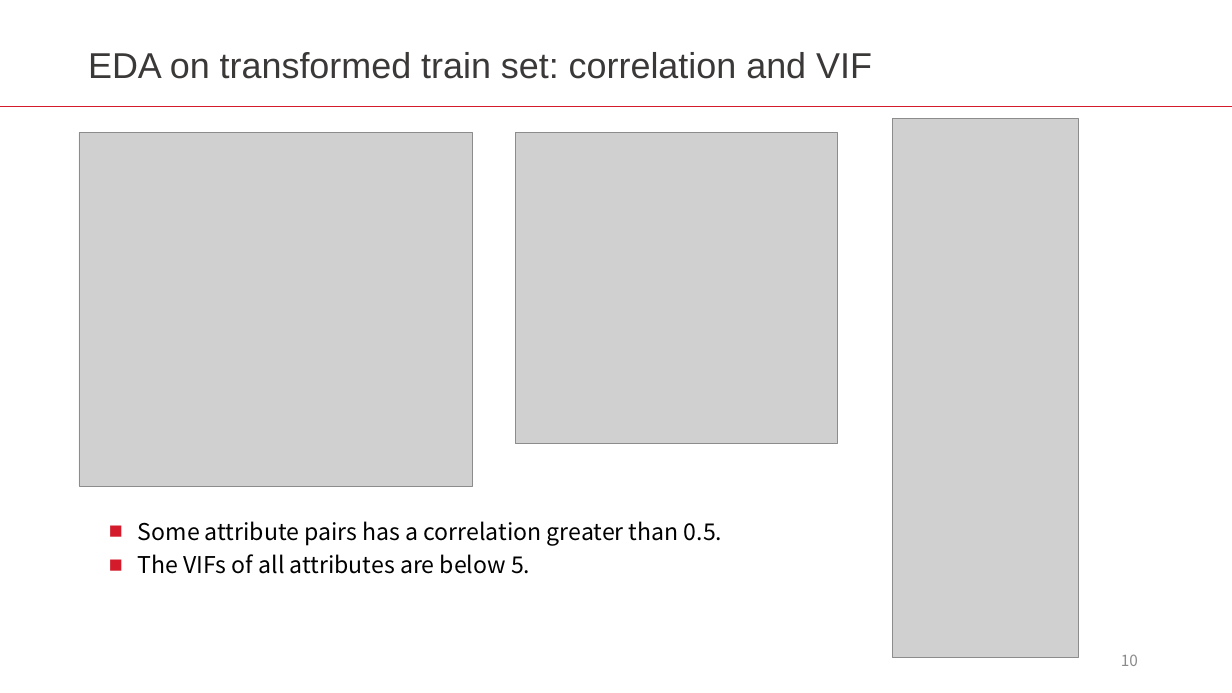
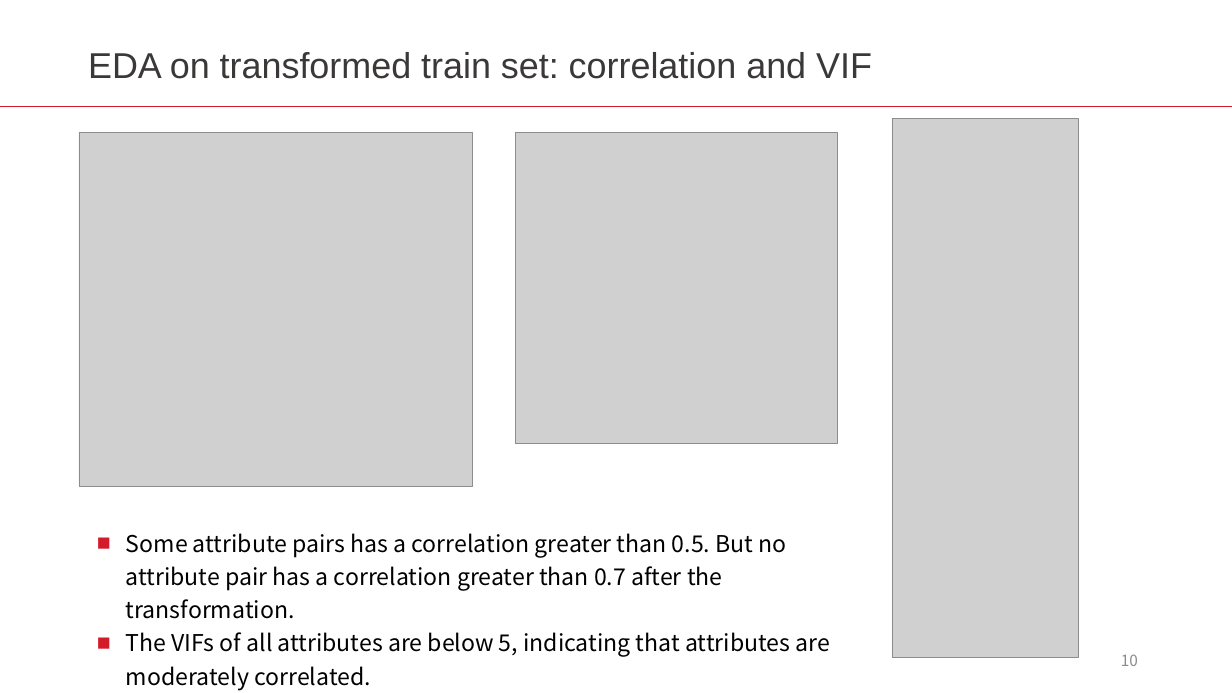
Before and after one commit to LiyangSong/Advertisement-CTR-Prediction, a slide deck: slide 10 of submissions/phase2/prep.pptx. Drawn at 1232x693 pixels with LibreOffice and Linux fonts; fonts in the diff are those of the drawing; grey boxes stand for pictures. Boxes give left, top, right and bottom in pixels: in the first picture for what was removed or moved away, otherwise in the second. Text is boxed around its words. In the diff, an @@ line names an element or a change of style, - is before the commit and + after.

```diff
--- a/submissions/phase2/prep.pptx
+++ b/submissions/phase2/prep.pptx
@@ text at [126, 533, 830, 657]: text changed @@
-■ Some attribute pairs has a correlation greater than 0.5.
-■ The VIFs of all attributes are below 5.
+■ Some attribute pairs has a correlation greater than 0.5. But no attribute pair has a correlation greater than 0.7 after the transformation.
+■ The VIFs of all attributes are below 5, indicating that attributes are moderately correlated.
```
Also in this commit, not shown: 4 other slides changed, 1 other file.
